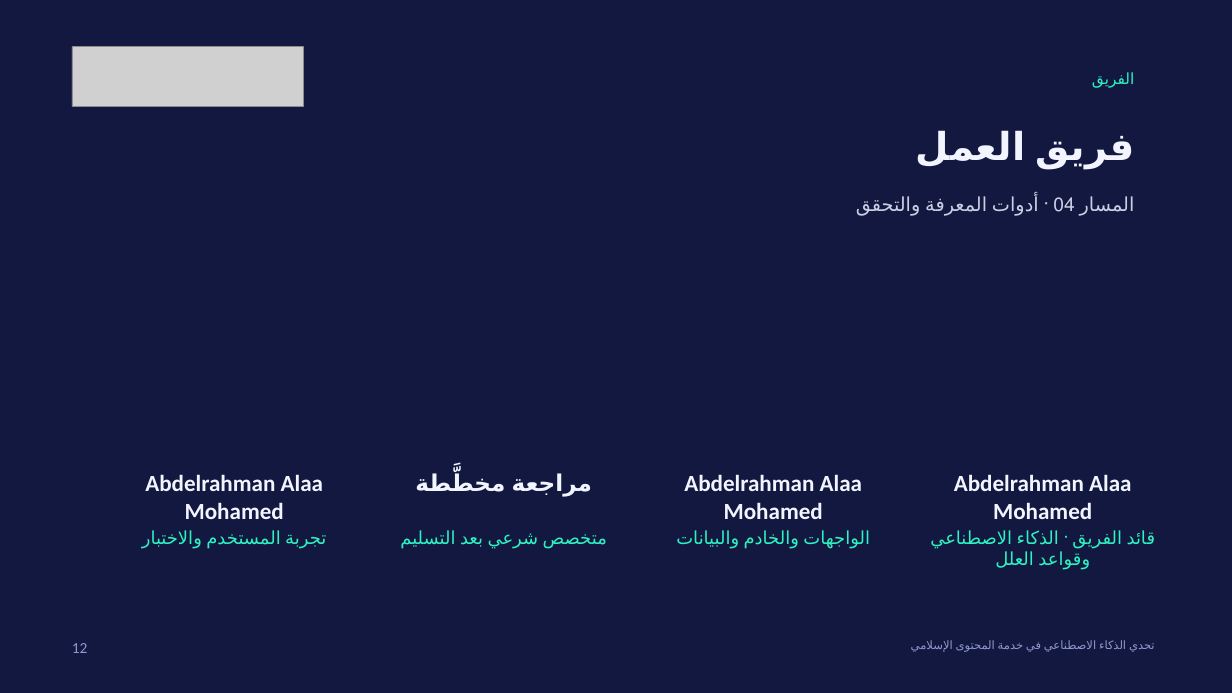
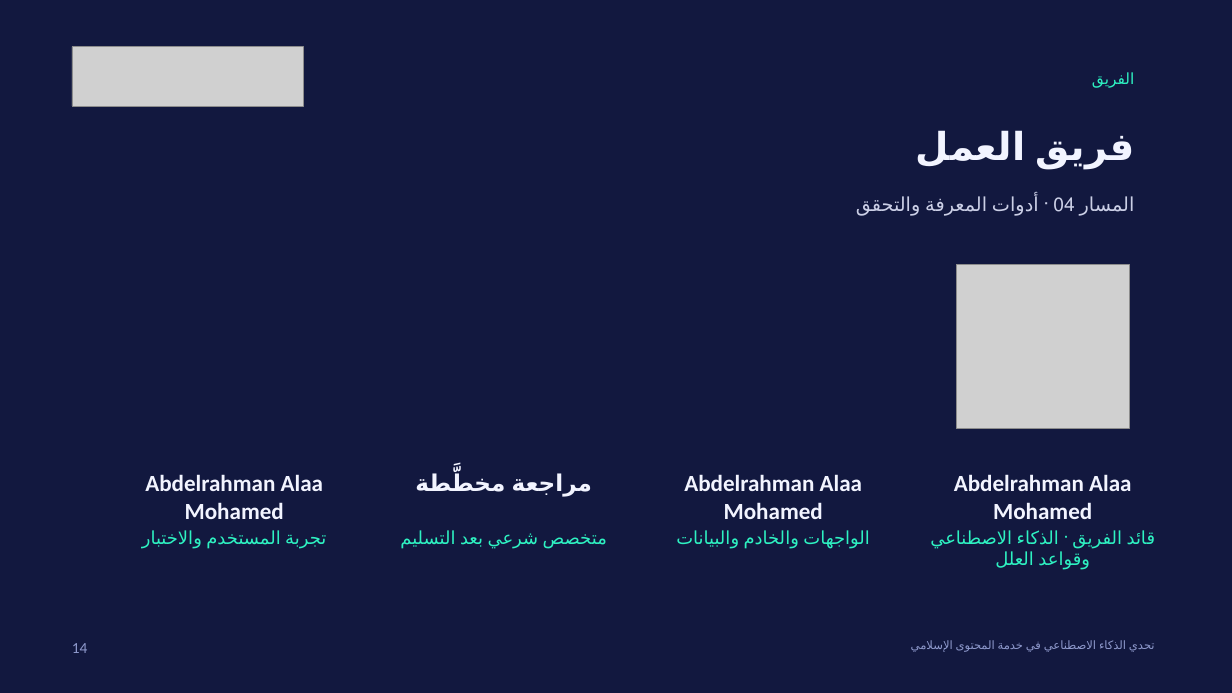
Before and after one commit to Abdelrahman984/smart-hadith-tree-web, a slide deck: slide 14 of docs/challenge/Smart_Hadith_Tree_Presentation_v2.pptx (slide 12 before the commit). Drawn at 1232x693 pixels with LibreOffice and Linux fonts; fonts in the diff are those of the drawing; grey boxes stand for pictures; background and template pictures are left out. Boxes give left, top, right and bottom in pixels: in the first picture for what was removed or moved away, otherwise in the second. Text is boxed around its words. In the diff, an @@ line names an element or a change of style, - is before the commit and + after.

```diff
--- a/docs/challenge/Smart_Hadith_Tree_Presentation_v2.pptx
+++ b/docs/challenge/Smart_Hadith_Tree_Presentation_v2.pptx
@@ picture added at (956,264,1129,428) @@
@@ page number at (72,643,88,653): text changed @@
-12
+14
```
Also in this commit, not shown: 4 other slides changed, 2 slides added, 4 other files.
